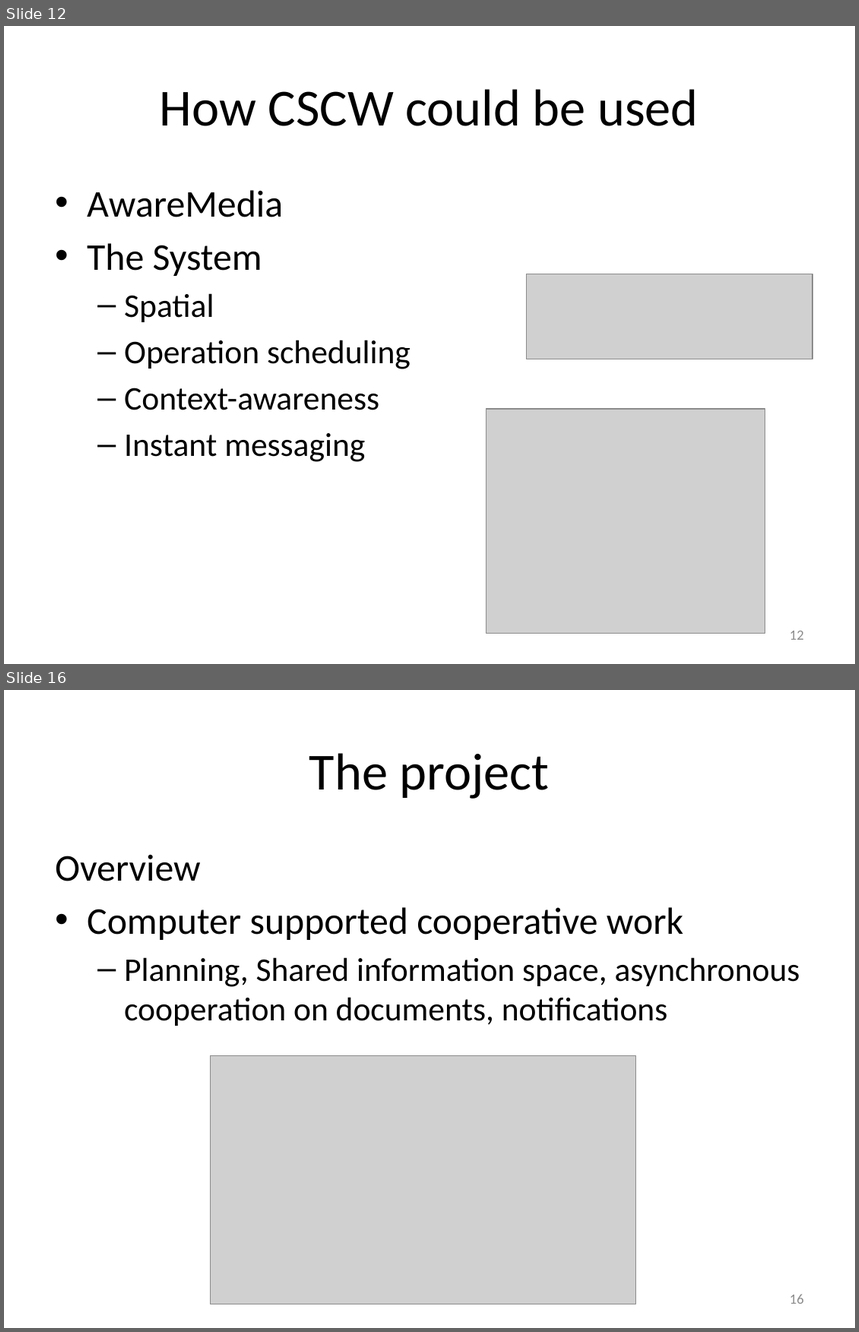
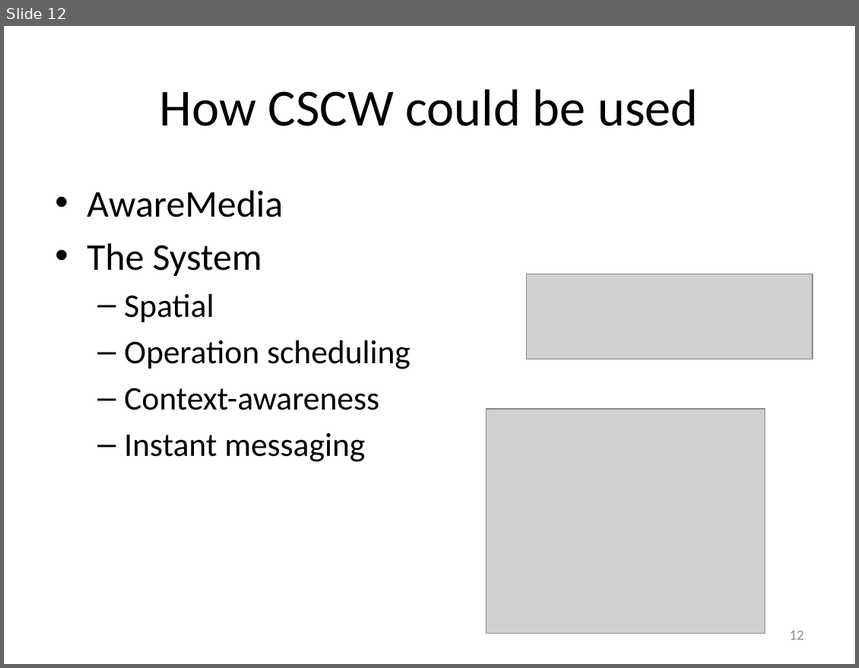
Before and after one commit to isurup/kalle-martin-group, a slide deck: SSE3/MartinPresentation/SSE3_4.pptx. Shown one above the other, each under a label of ours: slides 12 and 16 before the commit, slide 12 after it; the slides between them are not shown. The pictures are 859x1332 and 859x668 pixels, drawn with LibreOffice and Linux fonts; fonts in the diff are those of the drawing; grey boxes stand for pictures. Boxes give left, top, right and bottom in pixels: in the first picture for what was removed or moved away, otherwise in the second. Text is boxed around its words. In the diff, an @@ line names an element or a change of style, - is before the commit and + after.

```diff
--- a/SSE3/MartinPresentation/SSE3_4.pptx
+++ b/SSE3/MartinPresentation/SSE3_4.pptx
@@ slide 16 removed at (x1=4, y1=690, x2=855, y2=1328), background #FFFFFF @@
@@ title removed at (x1=310, y1=753, x2=550, y2=799) @@
-The project
@@ text removed at (x1=55, y1=854, x2=800, y2=1026) @@
-Overview
-• Computer supported cooperative work
-  – Planning, Shared information space, asynchronous cooperation on documents, notifications
@@ picture removed at (x1=210, y1=1056, x2=636, y2=1305) @@
@@ page number removed at (x1=790, y1=1294, x2=804, y2=1304) @@
-16
```
Also in this commit, not shown: 2 slides changed, 3 other slides removed, 3 other files.
